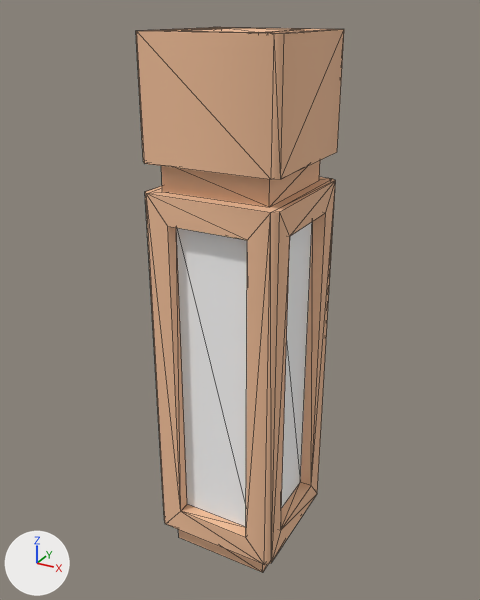
Before and after pictures for a commit that changed the glTF model assets/kenney/citycommercial/low-detail-building-a.glb.
Both versions are drawn from a camera (50 mm lens) standing at (1.085, -1.996, 2.064) and looking at (-0.022, 0.017, 1.058). Every picture has the same lights, and +X, +Y and +Z are marked at lower left. The older version comes first. Mesh edges are drawn as thin lines.

Names of what the first picture shows: 'low-detail-building-a'.
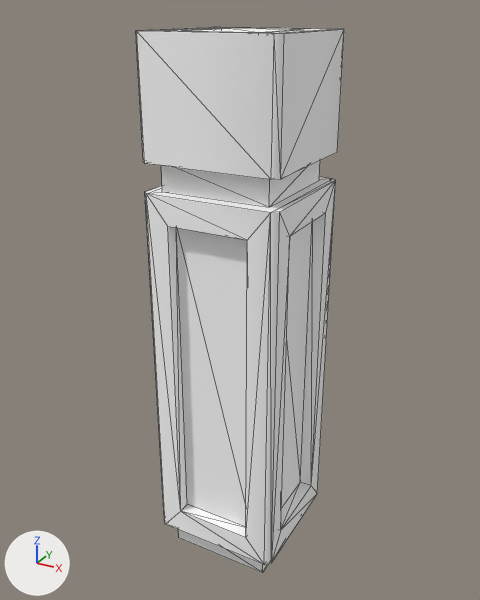
Where the change shows, as pixel boxes [x1, y1, x2, y2] in the pictures (480 x 600 px):
'low-detail-building-a', recoloured (lighter): [136, 27, 344, 573] in both

The change in detail:
Material 'colormap.136' (mat_colormap_136) is new.
Its base color is (1.0, 1.0, 1.0) (white #ffffff).
Its roughness is 1.0.
me_low_detail_building_a has 104 vertices, 188 faces and spans x -0.25..0.25, y -0.25..0.25, z 0.0..2.0.
me_low_detail_building_a no longer uses material mat_colormap.
me_low_detail_building_a gains material mat_colormap_136 (white #ffffff).
